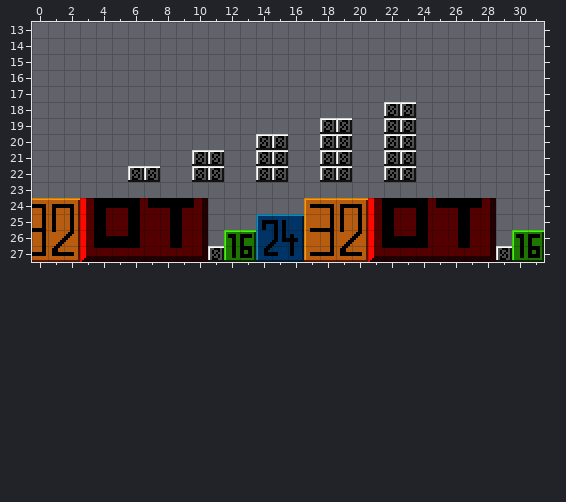
Tiled map -- tiled/tmx/dev/00_01.tmx. That is the earlier state.
Cells are 8x8 px. Shown: x 0..31, y 13..27.
Now the later version:
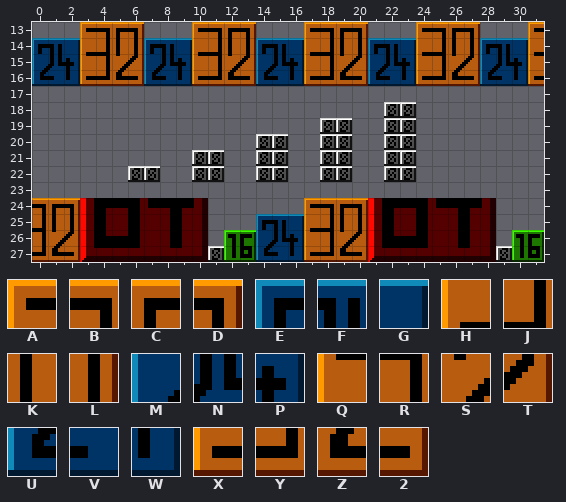
Key: from "dev": A 78, B 79, C 80, D 81, E 93, F 94, G 95, H 96, J 97, K 98, L 99, M 111, N 112, P 113, Q 114, R 115, S 116, T 117, U 129, V 130, W 131, X 132, Y 133, Z 134, 2 135.
_ is an empty cell.
Diff:
Layer "tiles":
y 13: x 3..6 ____ -> ABCD; x 10..13 ____ -> ABCD; x 17..20 ____ -> ABCD; x 24..27 ____ -> ABCD; x 31 _ -> A
y 14: x 0..31 ________________________________ -> EFGHJKLEFGHJKLEFGHJKLEFGHJKLEFGH
y 15: x 0..31 ________________________________ -> MNPQRSTMNPQRSTMNPQRSTMNPQRSTMNPQ
y 16: x 0..31 ________________________________ -> UVWXYZ2UVWXYZ2UVWXYZ2UVWXYZ2UVWX
